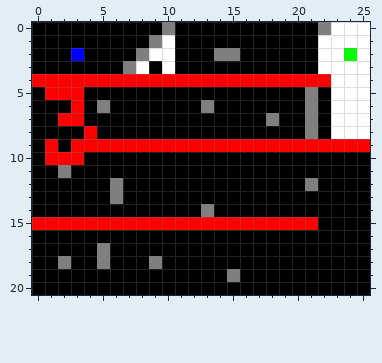
One commit to this pixel-art sprite: maps/3.png. Above is the file before it was changed.
The file is 26x21 pixels. Colours within 5 levels of each other are drawn and written as one.
After the commit:
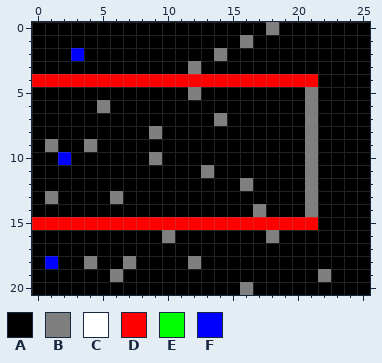
Palette (. is transparent): A #000000  B #7f7f7f  C #ffffff  D #ff0000  E #00ff00  F #0000ff
Changes in this commit:
y 0: x 10 B -> A; x 18 A -> B; x 22..25 BCCC -> AAAA
y 1: x 9..10 BC -> AA; x 16 A -> B; x 22..25 CCCC -> AAAA
y 2: x 8..10 BCC -> AAA; x 15 B -> A; x 22..25 CCEC -> AAAA
y 3: x 7..8 BC -> AA; x 10 C -> A; x 12 A -> B; x 22..25 CCCC -> AAAA
y 4: x 22..25 DCCC -> AAAA
y 5: x 1..3 DDD -> AAA; x 12 A -> B; x 23..25 CCC -> AAA
y 6: x 3 D -> A; x 13 B -> A; x 23..25 CCC -> AAA
y 7: x 2..3 DD -> AA; x 14 A -> B; x 18 B -> A; x 23..25 CCC -> AAA
y 8: x 4 D -> A; x 9 A -> B; x 23..25 CCC -> AAA
y 9: x 1 D -> B; x 3..25 DDDDDDDDDDDDDDDDDDDDDDD -> ABAAAAAAAAAAAAAAAABAAAA
y 10: x 1..3 DDD -> AFA; x 9 A -> B; x 21 A -> B
y 11: x 2 B -> A; x 13 A -> B; x 21 A -> B
y 12: x 6 B -> A; x 16 A -> B
y 13: x 1 A -> B; x 21 A -> B
y 14: x 13 B -> A; x 17 A -> B; x 21 A -> B
y 16: x 10 A -> B; x 18 A -> B
y 17: x 5 B -> A
y 18: x 1..2 AB -> FA; x 4..5 AB -> BA; x 7 A -> B; x 9 B -> A; x 12 A -> B
y 19: x 6 A -> B; x 15 B -> A; x 22 A -> B
y 20: x 16 A -> B
Where, in picture pixels (left, top, right, bottom), the same in both pictures:
changed: (45, 22, 370, 295)
